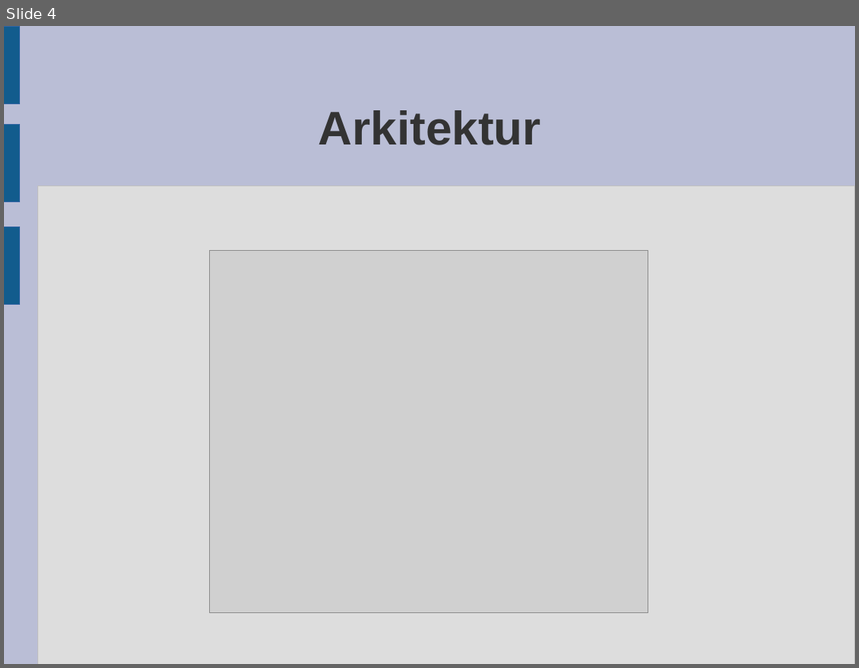
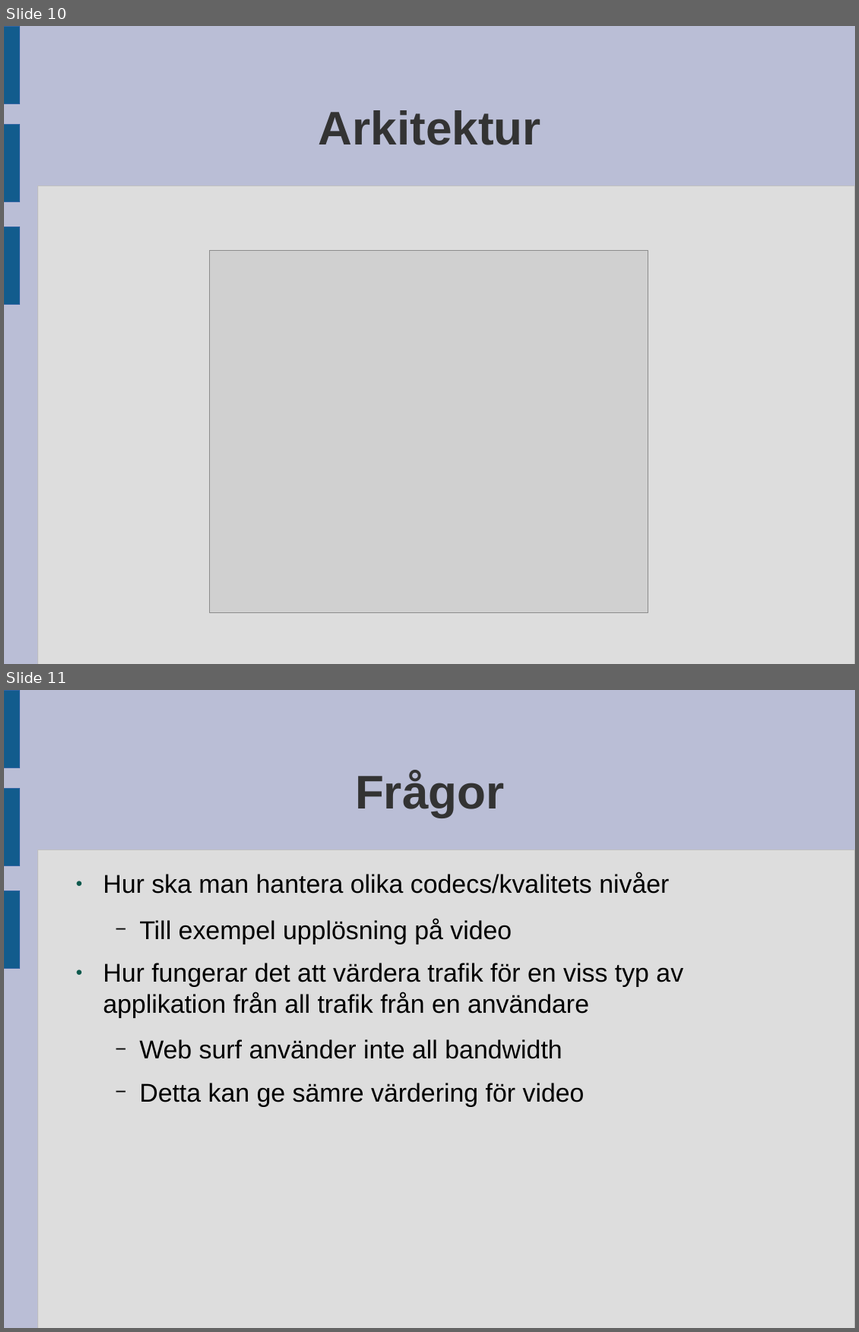
Before and after one commit to visse509/Dissertation, a slide deck: Presentation_möte.odp. Shown one above the other, each under a label of ours: slide 4 before the commit, slides 10 and 11 after it. The pictures are 859x668 and 859x1332 pixels, drawn with LibreOffice and Linux fonts; fonts in the diff are those of the drawing; grey boxes stand for pictures. Boxes give left, top, right and bottom in pixels: in the first picture for what was removed or moved away, otherwise in the second. Text is boxed around its words. In the diff, an @@ line names an element or a change of style, - is before the commit and + after.

Commit message:
presentation update

```diff
--- a/Presentation_möte.odp
+++ b/Presentation_möte.odp
@@ slide 11 added at bbox=[4, 690, 855, 1328], background #BABED6; not listed: 4 template elements that a slide beside it also shows @@
@@ title added at bbox=[355, 771, 504, 818], 44 pt, text #333333, bold @@
+Frågor
@@ text added at bbox=[103, 872, 683, 1107], 24 pt, text #000000 @@
+● Hur ska man hantera olika codecs/kvalitets nivåer
+  − Till exempel upplösning på video
+● Hur fungerar det att värdera trafik för en viss typ av applikation från all trafik från en användare
+  − Web surf använder inte all bandwidth
+  − Detta kan ge sämre värdering för video
@@ what was slide 4 is now slide 10 @@
```
Also in this commit, not shown: 6 other slides added, 1 other file.
